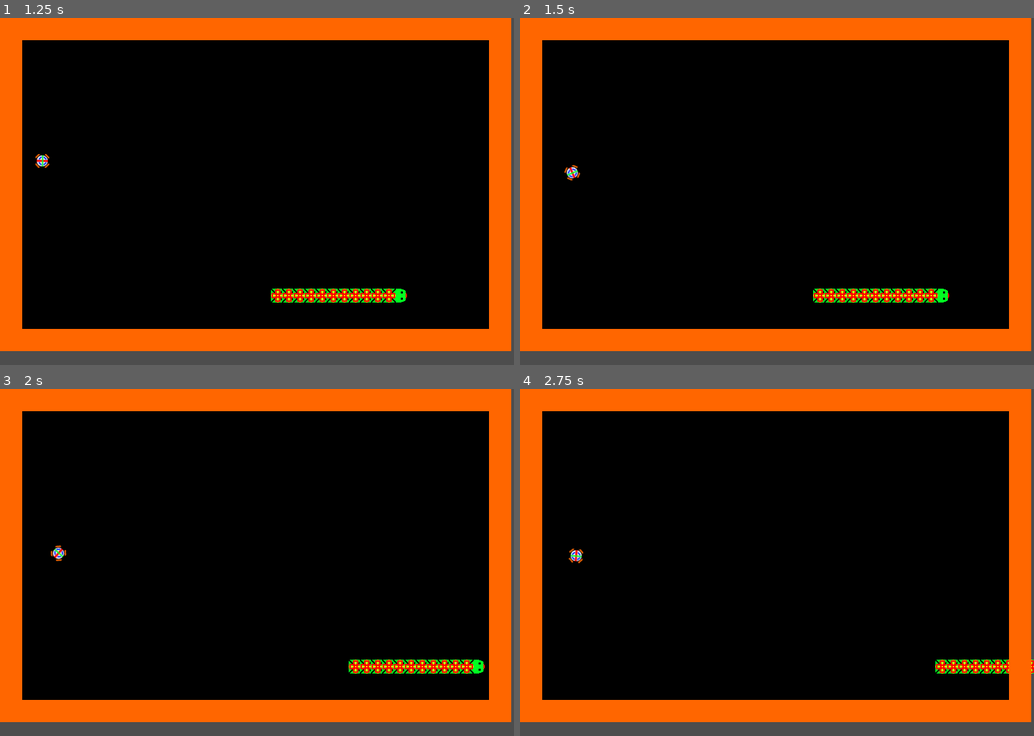
Above: before the commit, frames 1-4 (two rows, left to right).
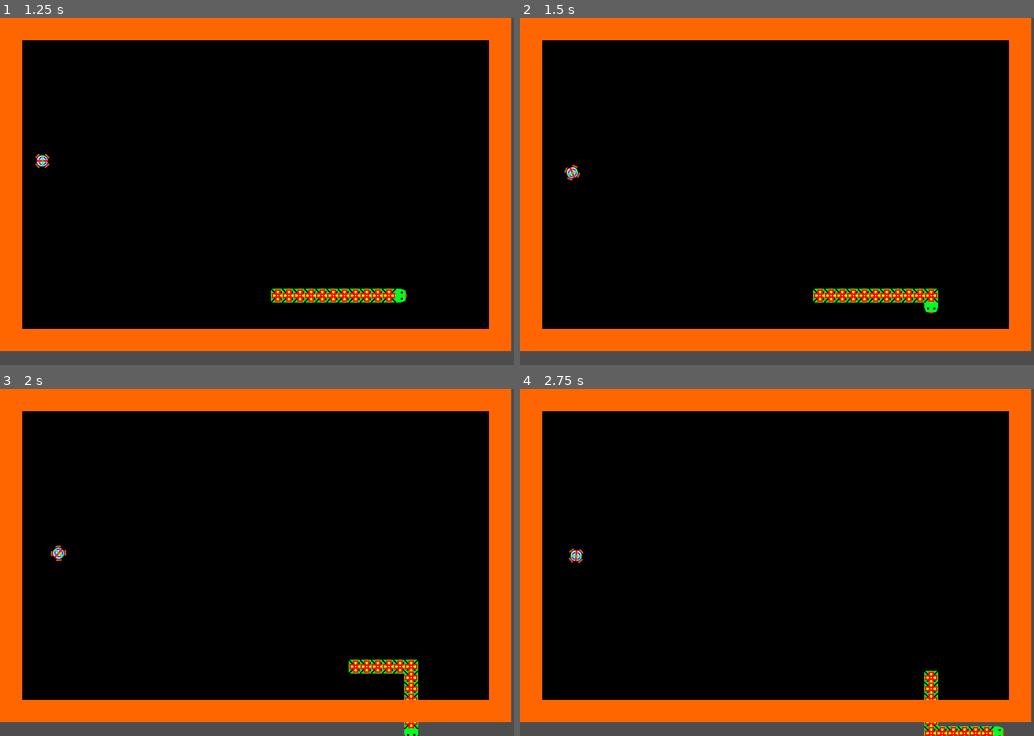
Above: after the commit, the same moments.

Repository: kylemsguy/ShootySnake2
Game: Godot game, scene res://levels/Level1.tscn
The game is run twice, just before and just after one commit, with the same random seed, the same clock (stepped at 60 frames per second) and the same inputs.
Inputs:
- Up to frame 1 (1.25 s): hold Right (right, bound only after the commit) from 0.53 s (still down); hold Space (shoot, bound only after the commit) from 0.53 s (still down)
- Up to frame 2 (1.5 s): release Right (right, bound only after the commit) at 1.28 s; release Space (shoot, bound only after the commit) at 1.28 s; hold Down (down, bound only after the commit) from 1.28 s (still down); tap Space (shoot, bound only after the commit) at 1.35 s
- Up to frame 3 (2 s): keep holding Down (down, bound only after the commit)
- Up to frame 4 (2.75 s): release Down (down, bound only after the commit) at 2.03 s; hold Right (right, bound only after the commit) from 2.03 s (still down); hold Space (shoot, bound only after the commit) from 2.03 s (still down)

Frame 1 is identical in both runs. In frame 2, 0.1% of the frame differs, in the area x 78-84%, y 78-86%; in frame 3, 0.8%; in frame 4, 1.2%, in the area x 78-100%, y 78-100%.

Commit message:
Prevent head from moving to the opposite direction directly

Diff:
--- a/entities/snake/snake.gd
+++ b/entities/snake/snake.gd
@@ -7,9 +7,19 @@
 var snake_segments = []
 var last_moved = 0
 var curr_time = 0
+var next_rotate = null
 
 func create_body_segment():
 	new_snake_segments.append(snake_body_template.instantiate())
+
+func queue_rotate(direction):
+	next_rotate = direction
+
+func _rotate(direction):
+	if not Global.is_direction_opposite(direction, $SnakeHead.direction):
+		$SnakeHead.direction = direction
+		return true
+	return false
 
 func move_snake_head():
 	var angle = $SnakeHead.rotation_degrees
@@ -28,6 +38,12 @@
 		return
 
 	var prev_position = $SnakeHead.position
+	# Handle rotation
+	if next_rotate != null:
+		_rotate(next_rotate)
+		next_rotate = null
+
+	# Move head
 	move_snake_head()
 	if new_snake_segments:
 		var new_snake_segment = new_snake_segments.pop_back()
--- a/entities/snake/snake_head_controller.gd
+++ b/entities/snake/snake_head_controller.gd
@@ -1,18 +1,16 @@
 extends CharacterBody2D
 
-enum MOVE_SET {LEFT, RIGHT, UP, DOWN}
-
-var direction = MOVE_SET.RIGHT
+var direction = Global.MOVE_SET.RIGHT
 const step = 16
 
 func move_forward():
-	if direction == MOVE_SET.UP:
+	if direction == Global.MOVE_SET.UP:
 		position.y -= step
-	elif direction == MOVE_SET.RIGHT:
+	elif direction == Global.MOVE_SET.RIGHT:
 		position.x += step
-	elif direction == MOVE_SET.DOWN:
+	elif direction == Global.MOVE_SET.DOWN:
 		position.y += step
-	elif direction == MOVE_SET.LEFT:
+	elif direction == Global.MOVE_SET.LEFT:
 		position.x -= step
 
 # Called when the node enters the scene tree for the first time.
@@ -22,11 +20,11 @@
 
 # Called every frame. 'delta' is the elapsed time since the previous frame.
 func _process(delta):
-	if direction == MOVE_SET.UP:
+	if direction == Global.MOVE_SET.UP:
 		rotation_degrees = 0
-	elif direction == MOVE_SET.RIGHT:
+	elif direction == Global.MOVE_SET.RIGHT:
 		rotation_degrees = 90
-	elif direction == MOVE_SET.DOWN:
+	elif direction == Global.MOVE_SET.DOWN:
 		rotation_degrees = 180
-	elif direction == MOVE_SET.LEFT:
+	elif direction == Global.MOVE_SET.LEFT:
 		rotation_degrees = 270
--- a/global.gd
+++ b/global.gd
@@ -2,7 +2,16 @@
 
 var difficulty = 100
 const relaunch_interval = 100
+enum MOVE_SET {LEFT, RIGHT, UP, DOWN}
+const MOVE_SET_OPPOSITE = {
+	MOVE_SET.LEFT: MOVE_SET.RIGHT,
+	MOVE_SET.RIGHT: MOVE_SET.LEFT,
+	MOVE_SET.UP: MOVE_SET.DOWN,
+	MOVE_SET.DOWN: MOVE_SET.UP,
+}
 
+func is_direction_opposite(d1, d2):
+	return MOVE_SET_OPPOSITE[d1] == d2
 
 # Called when the node enters the scene tree for the first time.
 func _ready():
--- a/levels/Level1.gd
+++ b/levels/Level1.gd
@@ -30,4 +30,13 @@
 
 # Called every frame. 'delta' is the elapsed time since the previous frame.
 func _process(delta):
-	pass
+	var shooting = Input.is_action_pressed("shoot")
+	if Input.is_action_just_pressed("up"):
+		snake.queue_rotate(Global.MOVE_SET.UP)
+	elif Input.is_action_just_pressed("right"):
+		snake.queue_rotate(Global.MOVE_SET.RIGHT)
+	elif Input.is_action_just_pressed("down"):
+		snake.queue_rotate(Global.MOVE_SET.DOWN)
+	elif Input.is_action_just_pressed("left"):
+		snake.queue_rotate(Global.MOVE_SET.LEFT)
+	# handle shooting
--- a/project.godot
+++ b/project.godot
@@ -26,6 +26,40 @@
 window/size/viewport_height=500
 window/stretch/mode="viewport"
 
+[importer_defaults]
+
+animation_library={
+"animation/fps": 60.0
+}
+
+[input]
+
+up={
+"deadzone": 0.5,
+"events": [Object(InputEventKey,"resource_local_to_scene":false,"resource_name":"","device":0,"window_id":0,"alt_pressed":false,"shift_pressed":false,"ctrl_pressed":false,"meta_pressed":false,"pressed":false,"keycode":0,"physical_keycode":4194320,"key_label":0,"unicode":0,"echo":false,"script":null)
+]
+}
+down={
+"deadzone": 0.5,
+"events": [Object(InputEventKey,"resource_local_to_scene":false,"resource_name":"","device":0,"window_id":0,"alt_pressed":false,"shift_pressed":false,"ctrl_pressed":false,"meta_pressed":false,"pressed":false,"keycode":0,"physical_keycode":4194322,"key_label":0,"unicode":0,"echo":false,"script":null)
+]
+}
+left={
+"deadzone": 0.5,
+"events": [Object(InputEventKey,"resource_local_to_scene":false,"resource_name":"","device":0,"window_id":0,"alt_pressed":false,"shift_pressed":false,"ctrl_pressed":false,"meta_pressed":false,"pressed":false,"keycode":0,"physical_keycode":4194319,"key_label":0,"unicode":0,"echo":false,"script":null)
+]
+}
+right={
+"deadzone": 0.5,
+"events": [Object(InputEventKey,"resource_local_to_scene":false,"resource_name":"","device":0,"window_id":0,"alt_pressed":false,"shift_pressed":false,"ctrl_pressed":false,"meta_pressed":false,"pressed":false,"keycode":0,"physical_keycode":4194321,"key_label":0,"unicode":0,"echo":false,"script":null)
+]
+}
+shoot={
+"deadzone": 0.5,
+"events": [Object(InputEventKey,"resource_local_to_scene":false,"resource_name":"","device":0,"window_id":0,"alt_pressed":false,"shift_pressed":false,"ctrl_pressed":false,"meta_pressed":false,"pressed":false,"keycode":0,"physical_keycode":32,"key_label":0,"unicode":0,"echo":false,"script":null)
+]
+}
+
 [layer_names]
 
 2d_physics/layer_1="world"
